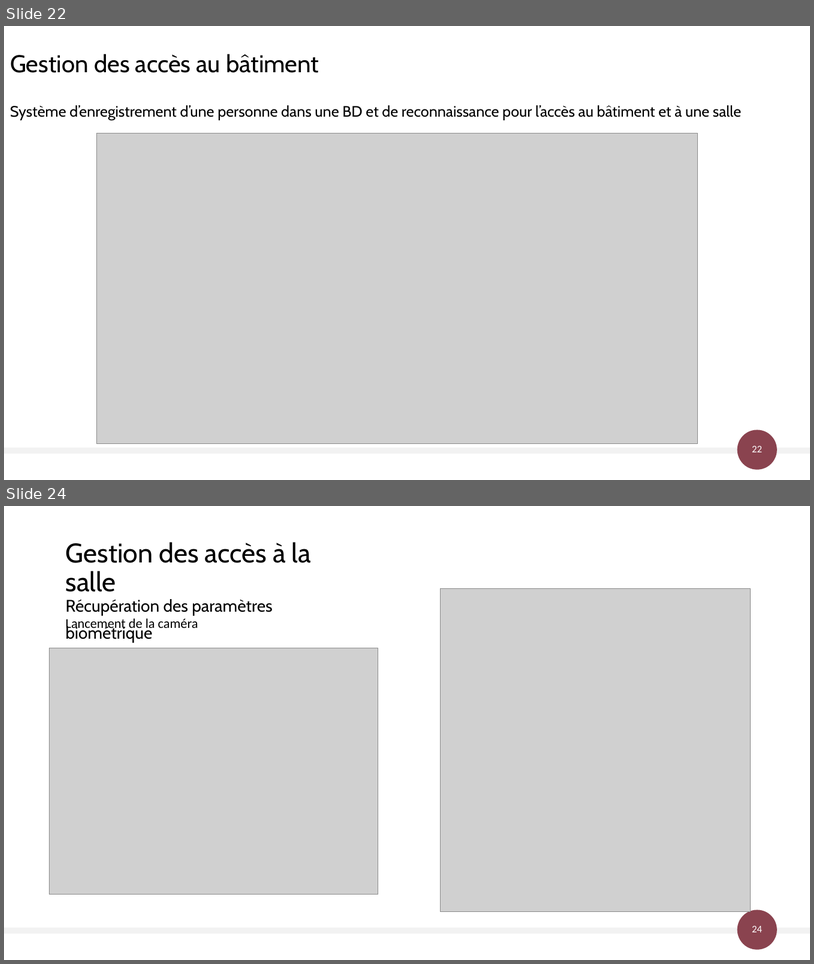
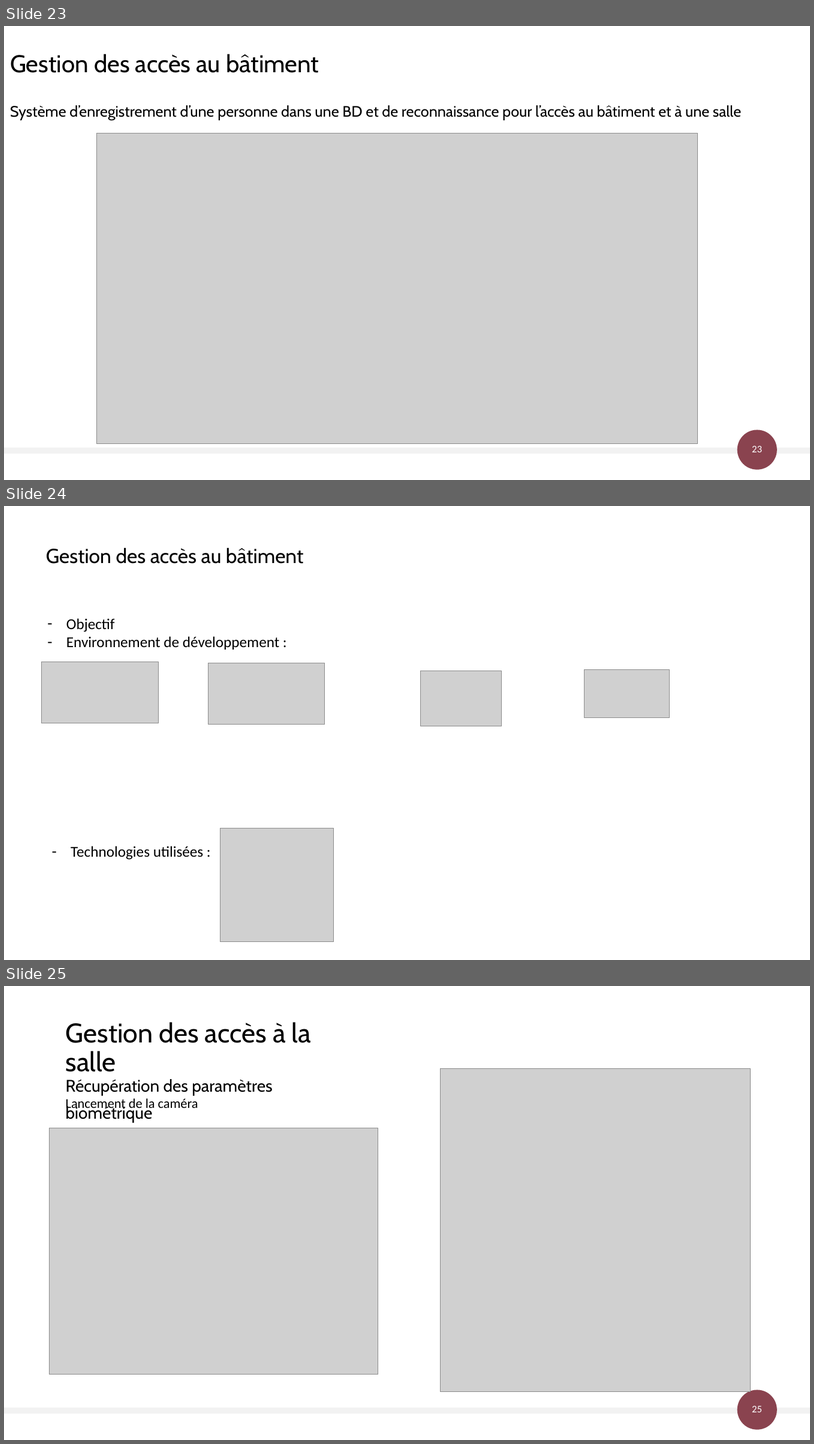
Before and after one commit to AlexandreSaxemard/GestionAccesBatiment, a slide deck: Docs/Gestion des accès au bâtiment.pptx. Shown one above the other, each under a label of ours: slides 22 and 24 before the commit, slides 23, 24 and 25 after it; the slides between them are not shown. The pictures are 814x964 and 814x1444 pixels, drawn with LibreOffice and Linux fonts; fonts in the diff are those of the drawing; grey boxes stand for pictures. Boxes give left, top, right and bottom in pixels: in the first picture for what was removed or moved away, otherwise in the second. Text is boxed around its words. In the diff, an @@ line names an element or a change of style, - is before the commit and + after.

```diff
--- a/Docs/Gestion des accès au bâtiment.pptx
+++ b/Docs/Gestion des accès au bâtiment.pptx
@@ slide 24 added at (x1=4, y1=506, x2=810, y2=960), background #FFFFFF @@
@@ title added at (x1=46, y1=547, x2=303, y2=564), 24 pt, text #000000 @@
+Gestion des accès au bâtiment
@@ text added at (x1=66, y1=618, x2=279, y2=649), 18 pt, text #000000 @@
+– Objectif
+– Environnement de développement :
@@ picture added at (x1=42, y1=661, x2=158, y2=723) @@
@@ picture added at (x1=209, y1=663, x2=324, y2=724) @@
@@ picture added at (x1=421, y1=671, x2=502, y2=726) @@
@@ picture added at (x1=584, y1=669, x2=670, y2=718) @@
@@ picture added at (x1=220, y1=828, x2=333, y2=942) @@
@@ text added at (x1=71, y1=846, x2=204, y2=859), 18 pt, text #000000 @@
+– Technologies utilisées :
@@ what was slide 22 is now slide 23 @@
@@ page number at (x1=752, y1=445, x2=762, y2=452): text changed @@
-22
+23
@@ what was slide 24 is now slide 25 @@
@@ page number at (x1=752, y1=1405, x2=762, y2=1412): text changed @@
-24
+25
```
Also in this commit, not shown: 5 slides changed, 1 other slide added, 1 slide removed.
